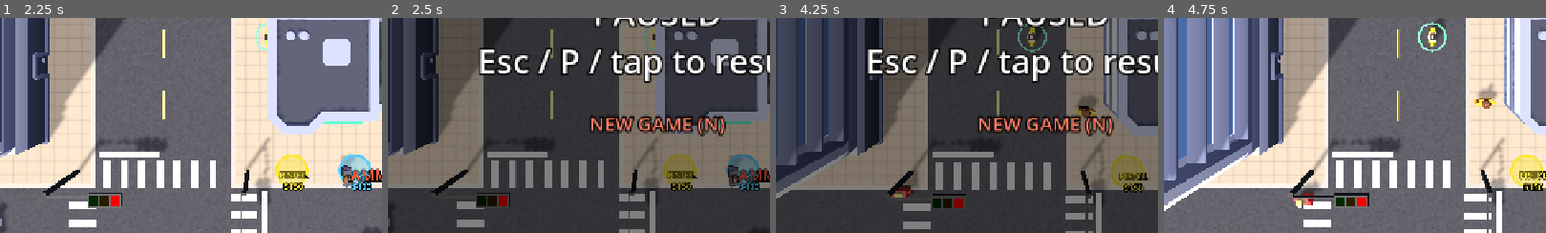
Above: before the commit, frames 1-4 (left to right).
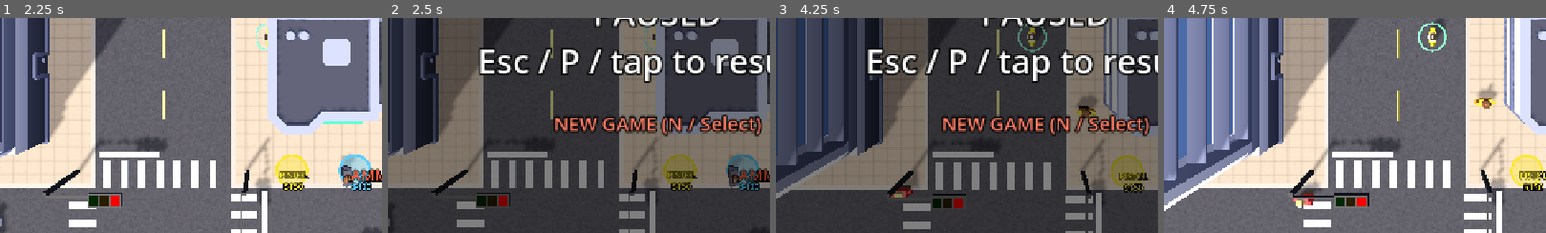
Above: after the commit, the same moments.

Repository: SeeingSites/vehicleborrowingsimulator
Game: Godot game, scene res://main.tscn
The game is run twice, just before and just after one commit, with the same random seed, the same clock (stepped at 60 frames per second) and the same inputs.
Inputs (mouse positions are % of the whole screen's width and height, from its top left):
- Up to frame 1 (2.25 s): tap Enter at 0.5 s; move the mouse to (72, 45) at 0.52 s; hold D (move_right) 0.53-1.25 s; hold Ctrl (fire) 0.53-1.25 s; click (72, 45) at 0.67 s; tap H (horn) at 0.8 s; drag from (30, 55) to (45, 70) at 1.27 s; move the mouse to (60, 28) at 2.02 s; hold D (move_right) from 2.03 s (still down); tap Q (weapon_next) at 2.1 s
- Up to frame 2 (2.5 s): keep holding D (move_right); tap P at 2.3 s
- Up to frame 3 (4.25 s): release D (move_right) at 2.75 s; tap Enter at 2.75 s; drag from (45, 70) to (20, 35) at 2.77 s; move the mouse to (80, 65) at 3.52 s; hold A (move_left) from 3.53 s (still down); hold Ctrl (fire) from 3.53 s (still down); tap N at 3.6 s; tap Escape (pause, bound only after the commit) at 4.15 s
- Up to frame 4 (4.75 s): release A (move_left) at 4.25 s; release Ctrl (fire) at 4.25 s; tap Enter at 4.25 s; drag from (20, 35) to (35, 25) at 4.27 s
The pictures show only the part of the screen within x 15-65%, y 46-96%; the shares and areas given below are measured in that part.

Frame 1 is identical in both runs. In frame 2, 3.4% of the frame differs, in the area x 43-98%, y 44-56%; in frame 3, 3.3%; in frame 4, nothing differs.

Commit message:
Full gamepad support
Only the left stick was mapped. Adds Y enter/exit, X or RT fire, A or LT
handbrake, LB horn, RB next weapon, Start pause, Select new game on the
pause screen. Pause is now an input action (Esc, P, Start).
Tests: every action has a controller binding; Start pauses (54 checks).

Co-Authored-By: Claude Opus 5.5 <noreply@anthropic.com>
Claude-Session: https://claude.ai/code/session_01E9FNiFVXQB3d9PZe6wNTpU

Diff:
--- a/scripts/game.gd
+++ b/scripts/game.gd
@@ -84,8 +84,18 @@
 	_add_action("horn", [KEY_H])
 	_add_action("fire", [KEY_CTRL, KEY_F])
 	_add_action("weapon_next", [KEY_Q, KEY_TAB])
+	_add_action("pause", [KEY_ESCAPE, KEY_P])
 	var mb := InputEventMouseButton.new(); mb.button_index = MOUSE_BUTTON_LEFT
 	InputMap.action_add_event("fire", mb)
+	# gamepad (only the left stick was mapped): Y enter/exit, X / RT fire, A / LT handbrake,
+	# LB horn, RB next weapon, Start pause
+	for pair in [["enter_exit", JOY_BUTTON_Y], ["fire", JOY_BUTTON_X], ["handbrake", JOY_BUTTON_A],
+			["horn", JOY_BUTTON_LEFT_SHOULDER], ["weapon_next", JOY_BUTTON_RIGHT_SHOULDER], ["pause", JOY_BUTTON_START]]:
+		var jb := InputEventJoypadButton.new(); jb.button_index = pair[1]
+		InputMap.action_add_event(pair[0], jb)
+	for pair in [["fire", JOY_AXIS_TRIGGER_RIGHT], ["handbrake", JOY_AXIS_TRIGGER_LEFT]]:
+		var ja := InputEventJoypadMotion.new(); ja.axis = pair[1]; ja.axis_value = 1.0
+		InputMap.action_add_event(pair[0], ja)
 
 func _add_action(name: String, keys: Array) -> void:
 	if not InputMap.has_action(name):
--- a/scripts/pause.gd
+++ b/scripts/pause.gd
@@ -19,7 +19,7 @@
 	lbl.set_anchors_preset(Control.PRESET_FULL_RECT)
 	add_child(lbl)
 	newb = Label.new()
-	newb.text = "NEW GAME (N)"
+	newb.text = "NEW GAME (N / Select)"
 	newb.horizontal_alignment = HORIZONTAL_ALIGNMENT_CENTER
 	newb.vertical_alignment = VERTICAL_ALIGNMENT_CENTER
 	newb.add_theme_font_size_override("font_size", 32)
@@ -59,10 +59,10 @@
 	if reload: get_tree().reload_current_scene()
 
 func _unhandled_input(ev: InputEvent) -> void:
-	if ev is InputEventKey and ev.pressed and not ev.echo and (ev.physical_keycode == KEY_ESCAPE or ev.physical_keycode == KEY_P):
+	if ev.is_action_pressed("pause") and not ev.is_echo():
 		toggle()
 		get_viewport().set_input_as_handled()
-	elif visible and ev is InputEventKey and ev.pressed and ev.physical_keycode == KEY_N:
+	elif visible and ((ev is InputEventKey and ev.pressed and ev.physical_keycode == KEY_N) or (ev is InputEventJoypadButton and ev.pressed and ev.button_index == JOY_BUTTON_BACK)):
 		new_game()
 		get_viewport().set_input_as_handled()
 
--- a/scripts/tests.gd
+++ b/scripts/tests.gd
@@ -530,3 +530,16 @@
 	Game.cash = 999; Game.mult = 4; Game.respect = [50, 0, 0]
 	m.pause.new_game(false)
 	ok("pause toggles; NEW GAME resets progress", was_paused and not get_tree().paused and Game.cash == 0 and Game.mult == 1 and Game.respect == [0, 0, 0])
+	# gamepad: every action has a controller binding
+	var unmapped := []
+	for act in ["move_up", "move_down", "move_left", "move_right", "enter_exit", "handbrake", "horn", "fire", "weapon_next", "pause"]:
+		var has_pad := false
+		for e in InputMap.action_get_events(act):
+			if e is InputEventJoypadButton or e is InputEventJoypadMotion: has_pad = true
+		if not has_pad: unmapped.append(act)
+	ok("gamepad: every action has a controller binding", unmapped.is_empty(), str(unmapped))
+	var pe := InputEventJoypadButton.new(); pe.button_index = JOY_BUTTON_START; pe.pressed = true
+	m.pause._unhandled_input(pe)
+	var start_pauses: bool = get_tree().paused
+	m.pause.toggle()
+	ok("gamepad Start pauses", start_pauses and not get_tree().paused)
